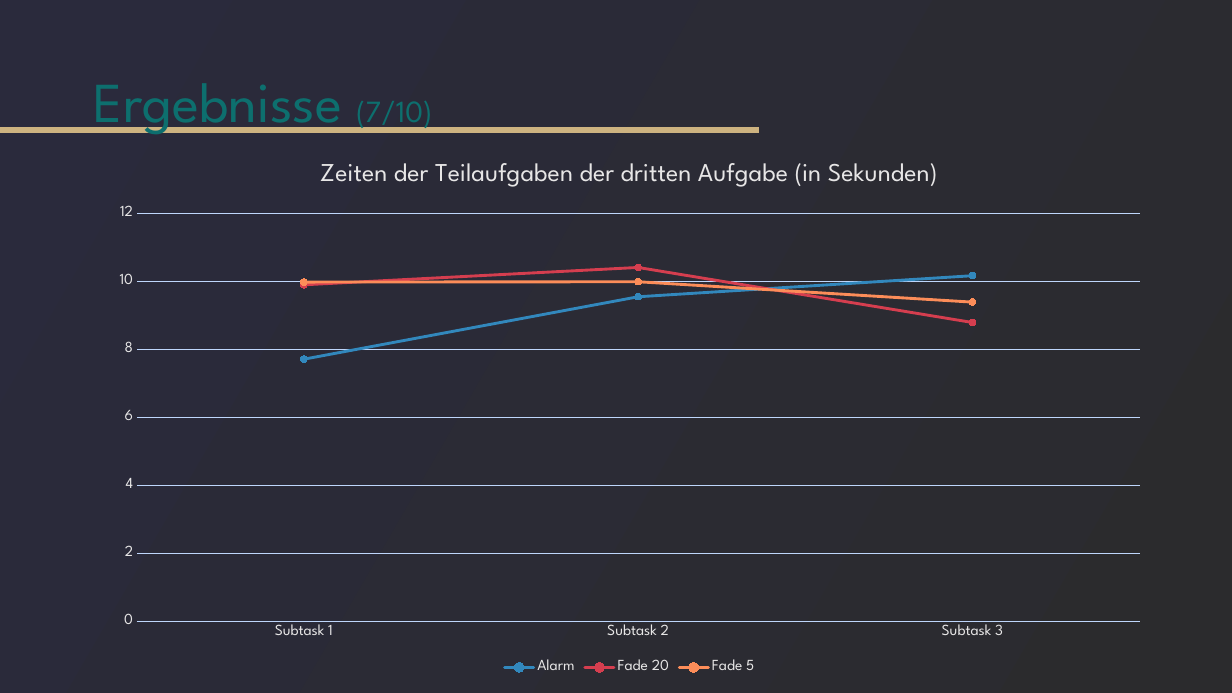
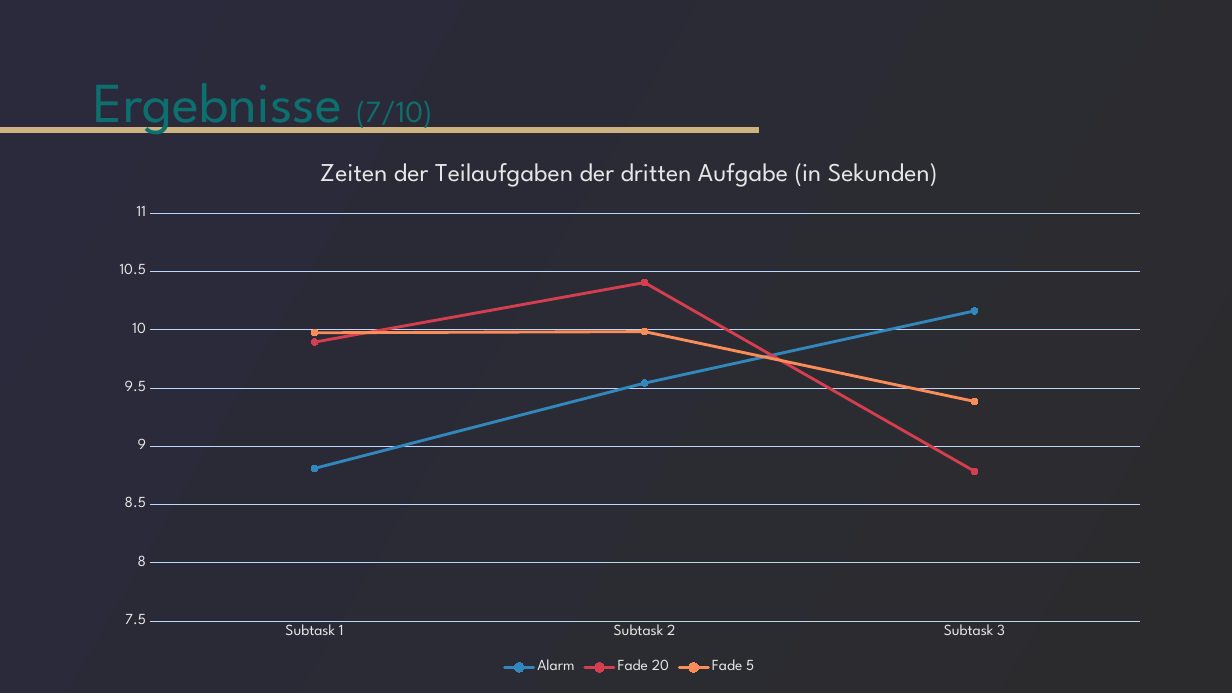
Before and after one commit to tlahmann/mci-af, a slide deck: slide 18 of presentation/Resync Studie.pptx. Drawn at 1232x693 pixels with LibreOffice and Linux fonts; fonts in the diff are those of the drawing. Boxes give left, top, right and bottom in pixels: in the first picture for what was removed or moved away, otherwise in the second. Text is boxed around its words. In the diff, an @@ line names an element or a change of style, - is before the commit and + after.

Commit message:
Fehler in Ergebnisse korrigiert

```diff
--- a/presentation/Resync Studie.pptx
+++ b/presentation/Resync Studie.pptx
@@ line chart at (98,140,1161,679) @@
@@ Alarm, Subtask 1: 7.7 to 8.8 @@
```
